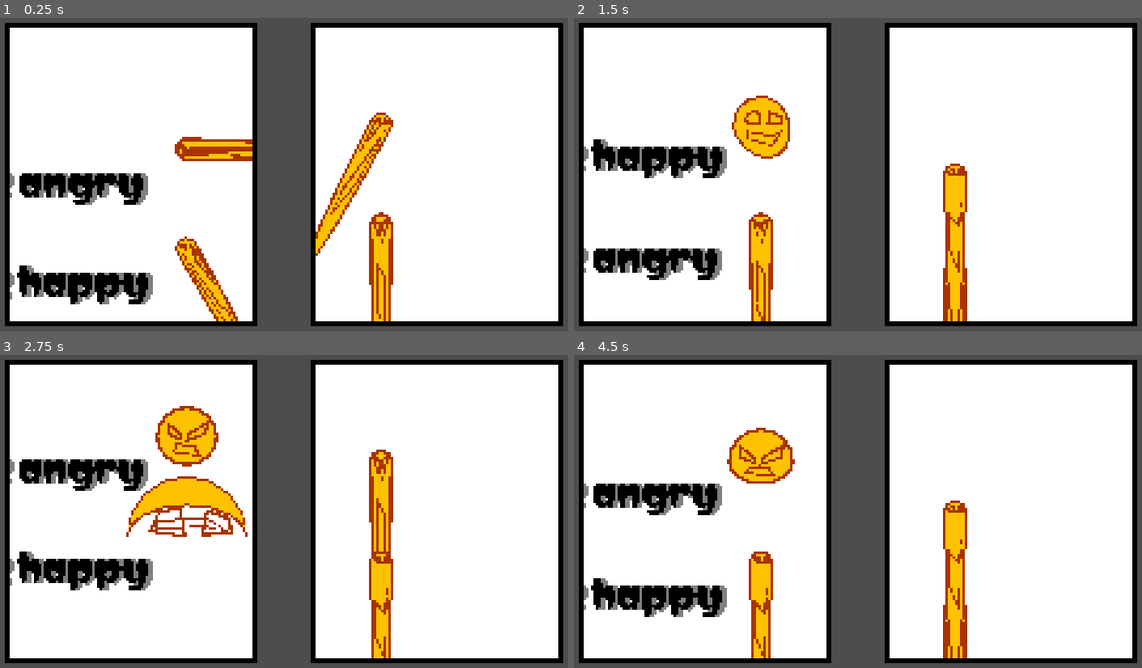
Above: before the commit, frames 1-4 (two rows, left to right).
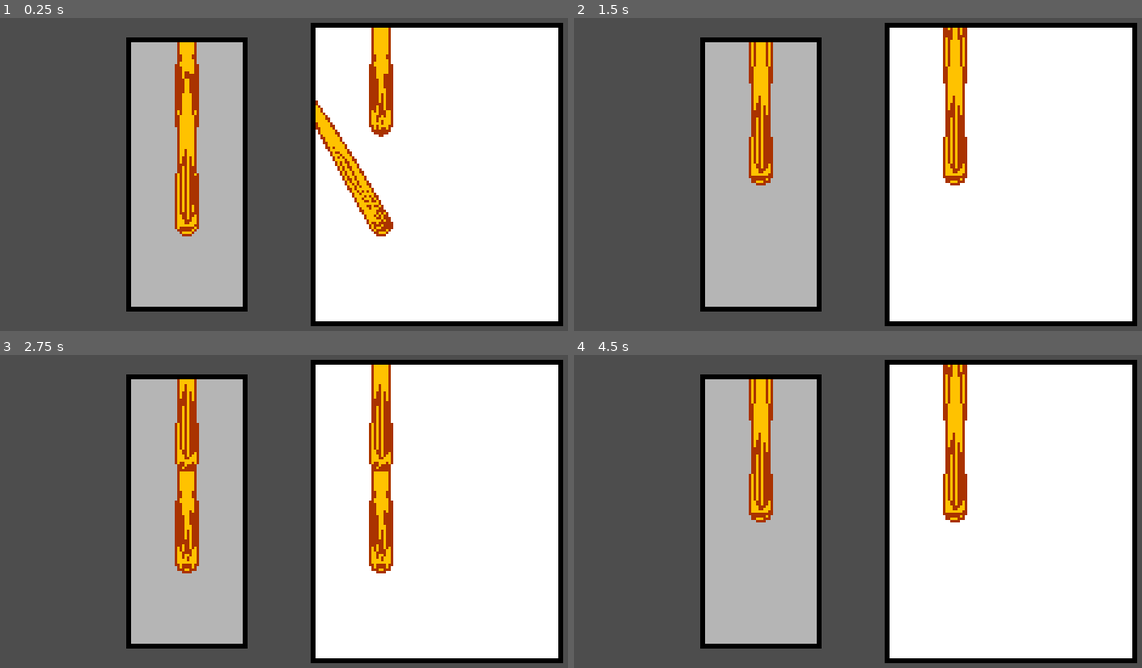
Above: after the commit, the same moments.

Repository: tm-nielsen/big-boy-balance-beam
Game: Godot game, scene res://scenes/character_select.tscn
Same seed, same stepped clock (60 frames per second), same inputs: the game is played once before the commit and once after it. This scene is started directly instead of the project's main scene.
Inputs:
- Up to frame 1 (0.25 s): no input
- Up to frame 2 (1.5 s): tap Enter at 0.5 s
- Up to frame 3 (2.75 s): no input
- Up to frame 4 (4.5 s): tap R (reset, bound only before the commit) at 4.15 s

The runs differ from the first frame. In frame 1, 48% of the frame differs, in the area x 0-70%, y 1-99%; in frame 2, 46%; in frame 3, 45%; in frame 4, 46%.

Commit message:
Improved character selector - split character selector into base selection carousel script and inherited character selector script - implemented player input on selection carousel base class - adjusted input map bindings, renaming 'charge jump' to just 'button' and adding up/down for each player, more directly reflecting the control scheme - adjusted player controller to account for both button presses and holding down - added reset squish method to character preview - removed character name label script and prefab

Diff:
--- a/project.godot
+++ b/project.godot
@@ -36,6 +36,16 @@
 
 [input]
 
+p1_up={
+"deadzone": 0.5,
+"events": [Object(InputEventKey,"resource_local_to_scene":false,"resource_name":"","device":-1,"window_id":0,"alt_pressed":false,"shift_pressed":false,"ctrl_pressed":false,"meta_pressed":false,"pressed":false,"keycode":87,"physical_keycode":0,"key_label":0,"unicode":119,"location":0,"echo":false,"script":null)
+]
+}
+p1_down={
+"deadzone": 0.5,
+"events": [Object(InputEventKey,"resource_local_to_scene":false,"resource_name":"","device":-1,"window_id":0,"alt_pressed":false,"shift_pressed":false,"ctrl_pressed":false,"meta_pressed":false,"pressed":false,"keycode":83,"physical_keycode":0,"key_label":0,"unicode":115,"location":0,"echo":false,"script":null)
+]
+}
 p1_left={
 "deadzone": 0.5,
 "events": [Object(InputEventKey,"resource_local_to_scene":false,"resource_name":"","device":-1,"window_id":0,"alt_press …(191 unchanged characters)…
@@ -46,7 +56,7 @@
 "events": [Object(InputEventKey,"resource_local_to_scene":false,"resource_name":"","device":-1,"window_id":0,"alt_press …(192 unchanged characters)…
 ]
 }
-p1_charge_jump={
+p1_button={
 "deadzone": 0.5,
 "events": [Object(InputEventKey,"resource_local_to_scene":false,"resource_name":"","device":-1,"window_id":0,"alt_press …(191 unchanged characters)…
 , Object(InputEventKey,"resource_local_to_scene":false,"resource_name":"","device":-1,"window_id":0,"alt_pressed":false …(183 unchanged characters)…
@@ -56,7 +66,16 @@
 , Object(InputEventKey,"resource_local_to_scene":false,"resource_name":"","device":-1,"window_id":0,"alt_pressed":false …(183 unchanged characters)…
 , Object(InputEventKey,"resource_local_to_scene":false,"resource_name":"","device":-1,"window_id":0,"alt_pressed":false …(183 unchanged characters)…
 , Object(InputEventKey,"resource_local_to_scene":false,"resource_name":"","device":-1,"window_id":0,"alt_pressed":false …(183 unchanged characters)…
-, Object(InputEventKey,"resource_local_to_scene":false,"resource_name":"","device":-1,"window_id":0,"alt_pressed":false,"shift_pressed":false,"ctrl_pressed":false,"meta_pressed":false,"pressed":false,"keycode":83,"physical_keycode":0,"key_label":0,"unicode":115,"location":0,"echo":false,"script":null)
+]
+}
+p2_up={
+"deadzone": 0.5,
+"events": [Object(InputEventKey,"resource_local_to_scene":false,"resource_name":"","device":-1,"window_id":0,"alt_pressed":false,"shift_pressed":false,"ctrl_pressed":false,"meta_pressed":false,"pressed":false,"keycode":4194320,"physical_keycode":0,"key_label":0,"unicode":0,"location":0,"echo":false,"script":null)
+]
+}
+p2_down={
+"deadzone": 0.5,
+"events": [Object(InputEventKey,"resource_local_to_scene":false,"resource_name":"","device":-1,"window_id":0,"alt_pressed":false,"shift_pressed":false,"ctrl_pressed":false,"meta_pressed":false,"pressed":false,"keycode":4194322,"physical_keycode":0,"key_label":0,"unicode":0,"location":0,"echo":false,"script":null)
 ]
 }
 p2_left={
@@ -69,7 +88,7 @@
 "events": [Object(InputEventKey,"resource_local_to_scene":false,"resource_name":"","device":-1,"window_id":0,"alt_press …(195 unchanged characters)…
 ]
 }
-p2_charge_jump={
+p2_button={
 "deadzone": 0.5,
 "events": [Object(InputEventKey,"resource_local_to_scene":false,"resource_name":"","device":-1,"window_id":0,"alt_press …(192 unchanged characters)…
 , Object(InputEventKey,"resource_local_to_scene":false,"resource_name":"","device":-1,"window_id":0,"alt_pressed":false …(183 unchanged characters)…
@@ -79,12 +98,6 @@
 , Object(InputEventKey,"resource_local_to_scene":false,"resource_name":"","device":-1,"window_id":0,"alt_pressed":false …(183 unchanged characters)…
 , Object(InputEventKey,"resource_local_to_scene":false,"resource_name":"","device":-1,"window_id":0,"alt_pressed":false …(183 unchanged characters)…
 , Object(InputEventKey,"resource_local_to_scene":false,"resource_name":"","device":-1,"window_id":0,"alt_pressed":false …(183 unchanged characters)…
-, Object(InputEventKey,"resource_local_to_scene":false,"resource_name":"","device":-1,"window_id":0,"alt_pressed":false,"shift_pressed":false,"ctrl_pressed":false,"meta_pressed":false,"pressed":false,"keycode":4194322,"physical_keycode":0,"key_label":0,"unicode":0,"location":0,"echo":false,"script":null)
-]
-}
-reset={
-"deadzone": 0.5,
-"events": [Object(InputEventKey,"resource_local_to_scene":false,"resource_name":"","device":-1,"window_id":0,"alt_pressed":false,"shift_pressed":false,"ctrl_pressed":false,"meta_pressed":false,"pressed":false,"keycode":0,"physical_keycode":82,"key_label":0,"unicode":114,"location":0,"echo":false,"script":null)
 ]
 }
 quit={
--- a/scenes/character_select.tscn
+++ b/scenes/character_select.tscn
@@ -1,7 +1,6 @@
-[gd_scene load_steps=4 format=3 uid="uid://bhff3t7o815en"]
+[gd_scene load_steps=3 format=3 uid="uid://bhff3t7o815en"]
 
 [ext_resource type="Script" path="res://scripts/character_selection/character_selector.gd" id="1_b3odk"]
-[ext_resource type="PackedScene" uid="uid://ct8g01aqot36h" path="res://scenes/prefabs/character_name_label.tscn" id="3_8ynoy"]
 [ext_resource type="PackedScene" uid="uid://dsq45rp2r5sat" path="res://scenes/prefabs/character_preview.tscn" id="4_cy3e1"]
 
 [node name="Node2D" type="Node2D"]
@@ -12,17 +11,13 @@
 position = Vector2(-40, 0)
 script = ExtResource("1_b3odk")
 preview_prefab = ExtResource("4_cy3e1")
-label_prefab = ExtResource("3_8ynoy")
-previews_on_dial = 3.0
-rect = Rect2(28, 0, -102, 123)
-fill_colour = Color(1, 1, 1, 1)
+rect = Rect2(-24, 0, 48, 111)
+fill_colour = Color(1, 1, 1, 0.588235)
 
 [node name="CharacterSelector2" type="Node2D" parent="."]
 position = Vector2(40, 0)
 script = ExtResource("1_b3odk")
 preview_prefab = ExtResource("4_cy3e1")
-label_prefab = ExtResource("3_8ynoy")
-spin_speed = 6.0
-previews_on_dial = 3.0
+player_index = 2
 rect = Rect2(-28, 0, 102, 123)
 fill_colour = Color(1, 1, 1, 1)
--- a/scenes/prefabs/character_name_label.tscn
+++ /dev/null
@@ -1,19 +0,0 @@
-[gd_scene load_steps=4 format=3 uid="uid://ct8g01aqot36h"]
-
-[ext_resource type="FontFile" uid="uid://d1n74kkv37xkt" path="res://visuals/font/Matemasie-Regular.ttf" id="1_b83df"]
-[ext_resource type="Script" path="res://scripts/character_selection/character_name_label.gd" id="2_lmvjh"]
-
-[sub_resource type="LabelSettings" id="LabelSettings_3dr5k"]
-line_spacing = -2.0
-font = ExtResource("1_b83df")
-font_color = Color(0, 0, 0, 1)
-shadow_color = Color(0.5, 0.5, 0.5, 1)
-shadow_offset = Vector2(2, 0)
-
-[node name="Label" type="Label"]
-offset_right = 50.0
-offset_bottom = 24.0
-text = "Joker"
-label_settings = SubResource("LabelSettings_3dr5k")
-autowrap_mode = 1
-script = ExtResource("2_lmvjh")
--- a/scenes/prefabs/character_preview.tscn
+++ b/scenes/prefabs/character_preview.tscn
@@ -4,3 +4,5 @@
 
 [node name="CharacterPreview" type="Node2D"]
 script = ExtResource("1_wyce3")
+acceleration_mutliplier = 0.04
+egg_threshold = 1.0
--- a/scripts/character_selection/character_name_label.gd
+++ /dev/null
@@ -1,11 +0,0 @@
-class_name CharacterNameLabel
-extends Label
-
-@export_subgroup('font_size', 'font_size')
-@export var font_size_maximum: float = 16
-@export var font_size_minimum: float = 6
-
-@export_subgroup('font_shadow')
-@export var font_shadow_offset := Vector2(2, 2)
-
-# replace underscores with spaces
--- a/scripts/character_selection/character_preview.gd
+++ b/scripts/character_selection/character_preview.gd
@@ -69,6 +69,12 @@
     squish_state = SquishState.ELLIPSE
 
 
+func reset_squish():
+  previous_position = position
+  previous_velocity = Vector2.ZERO
+  squish_ratio = 1.0
+  squish_delta = 0
+
 
 func _set_file_path(path: String):
   drawer.file_path = path
--- a/scripts/character_selection/character_selector.gd
+++ b/scripts/character_selection/character_selector.gd
@@ -1,59 +1,21 @@
 @tool
 class_name CharacterSelector
-extends Node2D
+extends SelectionCarousel
 
+signal character_selected(file_path: String)
+
+@export var preview_prefab: PackedScene
+
+@export_subgroup('directories')
 @export_dir var local_character_path := 'res://visuals/characters'
 @export_dir var extra_characters_path := 'characters'
 
-@export var preview_prefab: PackedScene
-@export var label_prefab: PackedScene
-
-@export var spin_speed: float = 1
-@export var previews_on_dial: float = 3
-@export var dial_radius: float = 80
-
-@export_subgroup('drawing')
-@export var rect := Rect2(-16, 0, 32, 92)
-@export var fill_colour := Color.TRANSPARENT
-@export var border_colour := Color.BLACK
-@export var border_width: float = 2
-
-var clipping_parent: Sprite2D
-
-var character_previews: Array[CharacterPreview]
-var name_labels: Array[CharacterNameLabel]
-
-var label_offset: Vector2
-var option_count: int
-
-var selection_rotation: float
-var selected_index: int: get = _get_selected_index
+var character_file_paths: Array[String]
 
 
-func _ready():
-  _create_clipping_parent()
-  label_offset = _get_label_offset()
-  var paths = _get_file_paths()
-  option_count = paths.size()
-  _create_items(paths)
-
-func _process(delta: float):
-  queue_redraw()
-  selection_rotation += delta * spin_speed
-  if selection_rotation > option_count:
-    selection_rotation -= option_count
-  move_items()
-
-
-func _create_clipping_parent():
-  clipping_parent = Sprite2D.new()
-  var clip_texture = PlaceholderTexture2D.new()
-  clip_texture.size = abs(rect.size) - Vector2.ONE * border_width
-  clipping_parent.texture = clip_texture
-  clipping_parent.clip_children = CanvasItem.CLIP_CHILDREN_ONLY
-  add_child(clipping_parent)
-  var pos = rect.get_center() + Vector2.UP * rect.size.y / 2
-  clipping_parent.position = pos
+func _create_items():
+  character_file_paths = _get_file_paths()
+  items = _create_previews(character_file_paths)
 
 
 func _get_file_paths() -> Array[String]:
@@ -81,20 +43,13 @@
   return file_paths
 
 
-func move_items():
-  for i in option_count:
-    var pos = _get_global_position_by_index(i)
-    character_previews[i].global_position = pos
-    name_labels[i].global_position = pos + label_offset
-
-
-func _create_items(file_paths: Array[String]):
-  character_previews = []
-  name_labels = []
+func _create_previews(file_paths: Array[String]) -> Array[CharacterPreview]:
+  var character_previews: Array[CharacterPreview] = []
   for file_path in file_paths:
     character_previews.append(_create_preview(file_path))
-    name_labels.append(_create_label(file_path))
-  move_items()
+  _move_items()
+  _reset_preview_jiggle()
+  return character_previews
 
 func _create_preview(file_path: String) -> CharacterPreview:
   var new_preview = preview_prefab.instantiate()
@@ -102,38 +57,10 @@
   new_preview.file_path = file_path
   return new_preview
 
-func _create_label(file_path: String) -> CharacterNameLabel:
-  var new_label = label_prefab.instantiate()
-  clipping_parent.add_child(new_label)
-  var file_name = file_path.get_file()
-  file_name = file_name.replace('_', ' ')
-  new_label.text = file_name.left(-4)
-  new_label.size.x = abs(rect.size.x - 2 * rect.position.x)
-  return new_label
+func _reset_preview_jiggle():
+  for character_preview in items:
+    character_preview.reset_squish()
 
 
-func _get_global_position_by_index(index: int) -> Vector2:
-  if selection_rotation - index < -option_count / 2.0:
-    index -= option_count
-  elif index - selection_rotation < -option_count / 2.0:
-    index += option_count
-  var t = (index - selection_rotation) / previews_on_dial
-  t = clampf(t, -1, 1)
-  t = sin(0.5 * PI * t)
-  return global_position + Vector2(0, t * dial_radius)
-
-
-func _get_label_offset() -> Vector2:
-  var x = rect.size.x - rect.position.x
-  return Vector2(x, 0)
-
-
-func _get_selected_index() -> int:
-  return roundi(selection_rotation)
-
-
-func _draw():
-  var offset_rect = rect
-  offset_rect.position.y -= rect.size.y / 2
-  draw_rect(offset_rect, fill_colour)
-  draw_rect(offset_rect, border_colour, false, border_width)
+func _select_item():
+  character_selected.emit(character_file_paths[selected_index])
--- /dev/null
+++ b/scripts/character_selection/selection_carousel.gd
@@ -0,0 +1,132 @@
+@tool
+class_name SelectionCarousel
+extends Node2D
+
+@export_range(1, 2) var player_index: int = 1
+
+@export_subgroup('movement settings')
+@export var spin_speed: float = 6
+@export var elasticity: float = 2
+@export var friction: float = 0.15
+@export var selection_impulse: float = 6
+
+@export_subgroup('carousel settings')
+@export var carousel_item_count: float = 3
+@export var carousel_radius: float = 80
+
+@export_subgroup('drawing')
+@export var rect := Rect2(-16, 0, 32, 92)
+@export var fill_colour := Color.TRANSPARENT
+@export var border_colour := Color.BLACK
+@export var border_width: float = 2
+
+var clipping_parent: Sprite2D
+
+var items := []
+
+var item_count: int
+
+var selection_rotation: float
+var selection_velocity: float
+var explicitly_selected_index: int = -1
+var selected_index: int: get = _get_selected_index
+
+
+func _ready():
+  _create_clipping_parent()
+  _create_items()
+  item_count = items.size()
+
+func _process(delta: float):
+  if Engine.is_editor_hint(): queue_redraw()
+  elif is_numbered_action_just_pressed('button'):
+    _select_item()
+  _process_movement(delta)
+  _move_items()
+
+func _select_item(): pass
+
+
+func _process_movement(delta: float):
+  if !Engine.is_editor_hint():
+    if is_numbered_action_just_pressed('up'):
+      explicitly_selected_index = selected_index + 1
+      selection_velocity += selection_impulse
+      if explicitly_selected_index >= item_count:
+        explicitly_selected_index -= item_count
+        selection_rotation -= item_count
+    elif is_numbered_action_just_pressed('down'):
+      explicitly_selected_index = selected_index - 1
+      selection_velocity -= selection_impulse
+      if explicitly_selected_index < 0:
+        explicitly_selected_index += item_count
+        selection_rotation += item_count
+
+  if explicitly_selected_index == -1:
+    _spin_constant(delta)
+  else:
+    _spin_to_selected_index(delta)
+
+func _spin_constant(delta: float):
+  selection_rotation -= delta * spin_speed
+  if selection_rotation < 0:
+    selection_rotation += item_count
+
+func _spin_to_selected_index(delta: float):
+    var offset = selected_index - selection_rotation
+    selection_velocity += offset * elasticity
+    selection_velocity *= (1 - friction * delta * 60)
+
+    selection_rotation += selection_velocity * delta
+
+
+func _create_clipping_parent():
+  clipping_parent = Sprite2D.new()
+  var clip_texture = PlaceholderTexture2D.new()
+  clip_texture.size = abs(rect.size) - Vector2.ONE * border_width
+  clipping_parent.texture = clip_texture
+  clipping_parent.clip_children = CanvasItem.CLIP_CHILDREN_ONLY
+  add_child(clipping_parent)
+  var pos = rect.get_center() + Vector2.UP * rect.size.y / 2
+  clipping_parent.position = pos
+
+
+func _move_items():
+  for i in item_count:
+    var pos = _get_global_position_by_index(i)
+    items[i].global_position = pos
+
+func _create_items(): pass
+
+func _get_global_position_by_index(index: int) -> Vector2:
+  if selection_rotation - index < -item_count / 2.0:
+    index -= item_count
+  elif index - selection_rotation < -item_count / 2.0:
+    index += item_count
+  var t = (index - selection_rotation) / carousel_item_count
+  t = clampf(t, -1, 1)
+  t = sin(0.5 * PI * t)
+  return global_position + Vector2(0, t * carousel_radius)
+
+
+func _get_selected_index() -> int:
+  if explicitly_selected_index >= 0:
+    return explicitly_selected_index
+  return roundi(selection_rotation)
+
+
+func _draw():
+  var offset_rect = rect
+  offset_rect.position.y -= rect.size.y / 2
+  draw_rect(offset_rect, fill_colour)
+  draw_rect(offset_rect, border_colour, false, border_width)
+
+
+func is_numbered_action_just_pressed(simple_name: String) -> bool:
+  return Input.is_action_just_pressed(_get_input_name(simple_name))
+
+func is_numbered_action_pressed(simple_name: String) -> bool:
+  return Input.is_action_pressed(_get_input_name(simple_name))
+
+func _get_input_name(simple_name: String) -> String:
+  return ("p%d_" % player_index) + simple_name
--- a/scripts/physics/balls/player_controller.gd
+++ b/scripts/physics/balls/player_controller.gd
@@ -11,7 +11,7 @@
 
     velocity.x += strafe_force * delta * strafe_direction
 
-    should_charge_jump = is_numbered_action_pressed("charge_jump")
+    should_charge_jump = is_numbered_action_pressed("button") || is_numbered_action_pressed('down')
 
     super(delta)
 
